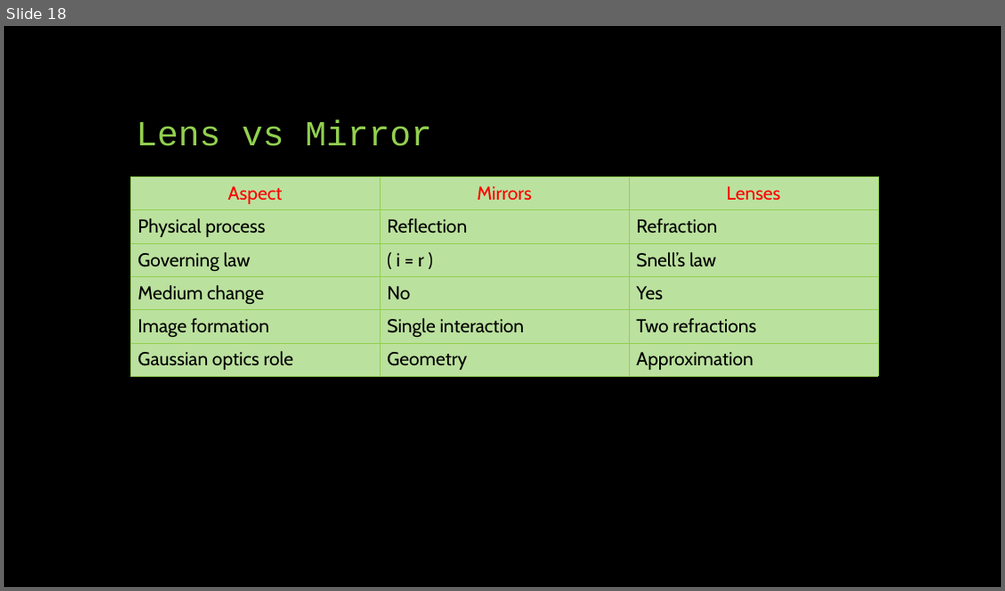
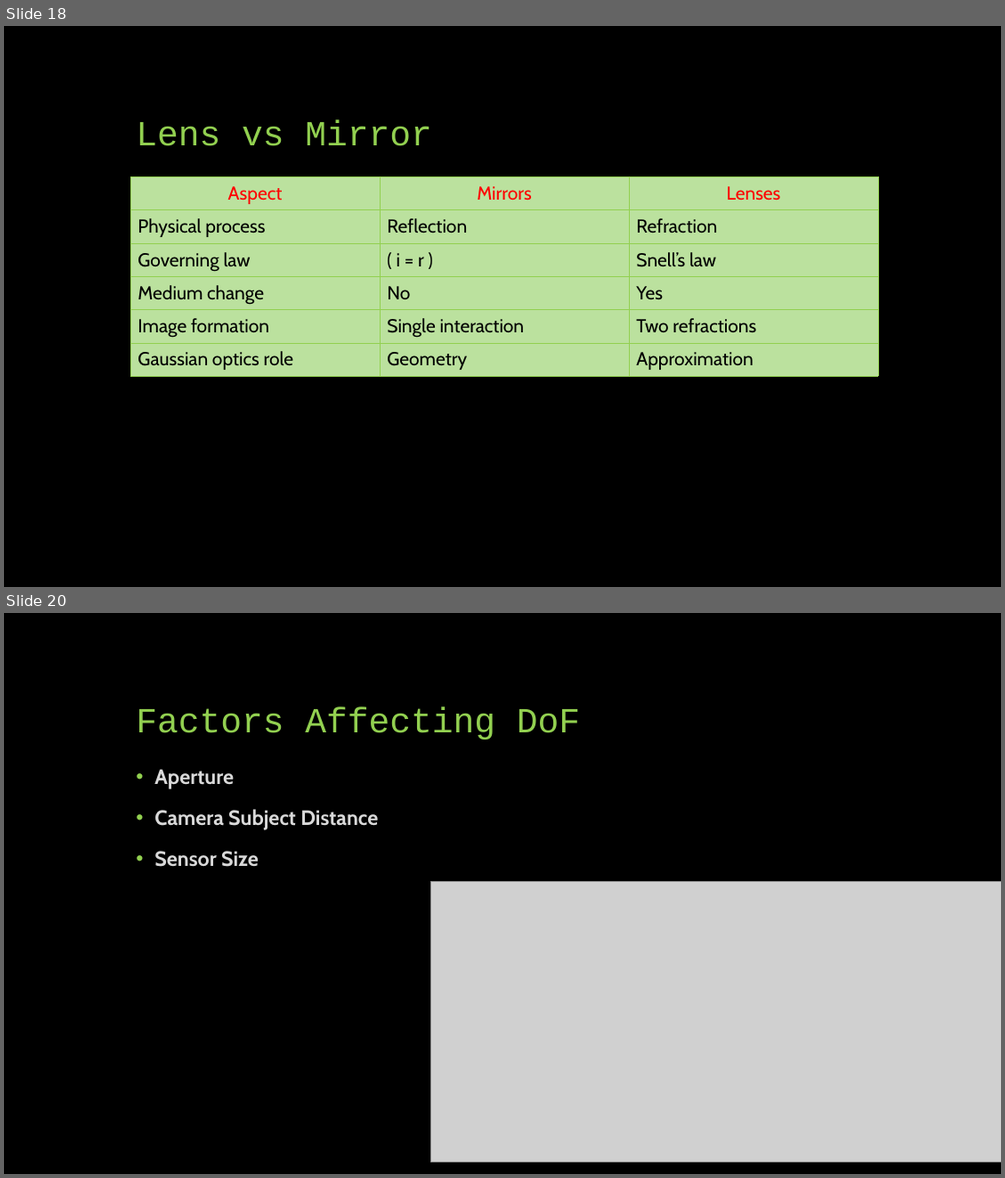
Before and after one commit to SreejithRajan-Lab/Computer-Vision, a slide deck: Presentations/Computer Vision – Module 1.pptx. Shown one above the other, each under a label of ours: slide 18 before the commit, slides 18 and 20 after it; the slides between them are not shown. The pictures are 1005x591 and 1005x1178 pixels, drawn with LibreOffice and Linux fonts; fonts in the diff are those of the drawing; grey boxes stand for pictures. Boxes give left, top, right and bottom in pixels: in the first picture for what was removed or moved away, otherwise in the second. Text is boxed around its words. In the diff, an @@ line names an element or a change of style, - is before the commit and + after.

```diff
--- a/Presentations/Computer Vision – Module 1.pptx
+++ b/Presentations/Computer Vision – Module 1.pptx
@@ slide 20 added at [4,613,1001,1174], background #000000 @@
@@ title added at [136,706,580,739], 34 pt, text #92D050 @@
+Factors Affecting DoF
@@ text added at [154,769,378,867], 20 pt, text #D9D9D9, bold @@
+• Aperture
+• Camera Subject Distance
+• Sensor Size
@@ picture added at [431,882,1001,1162] @@
```
Also in this commit, not shown: 5 other slides added.
